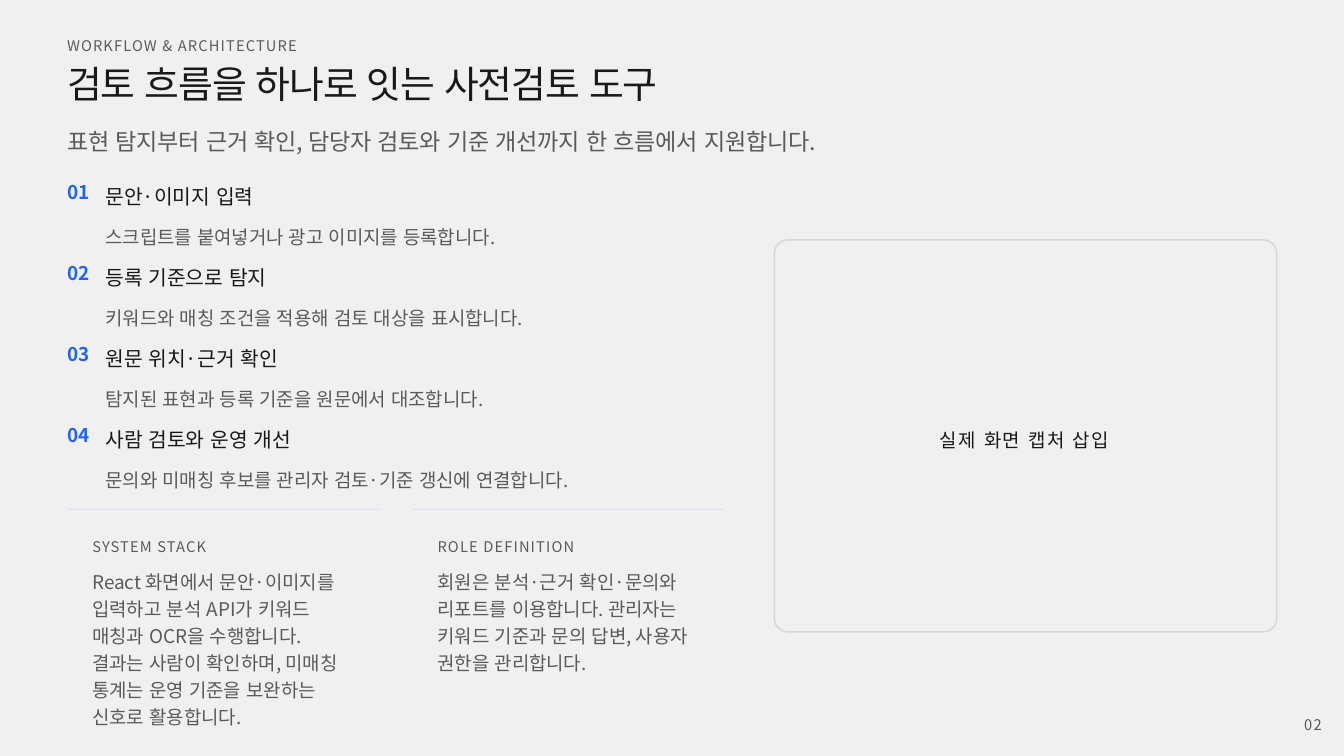
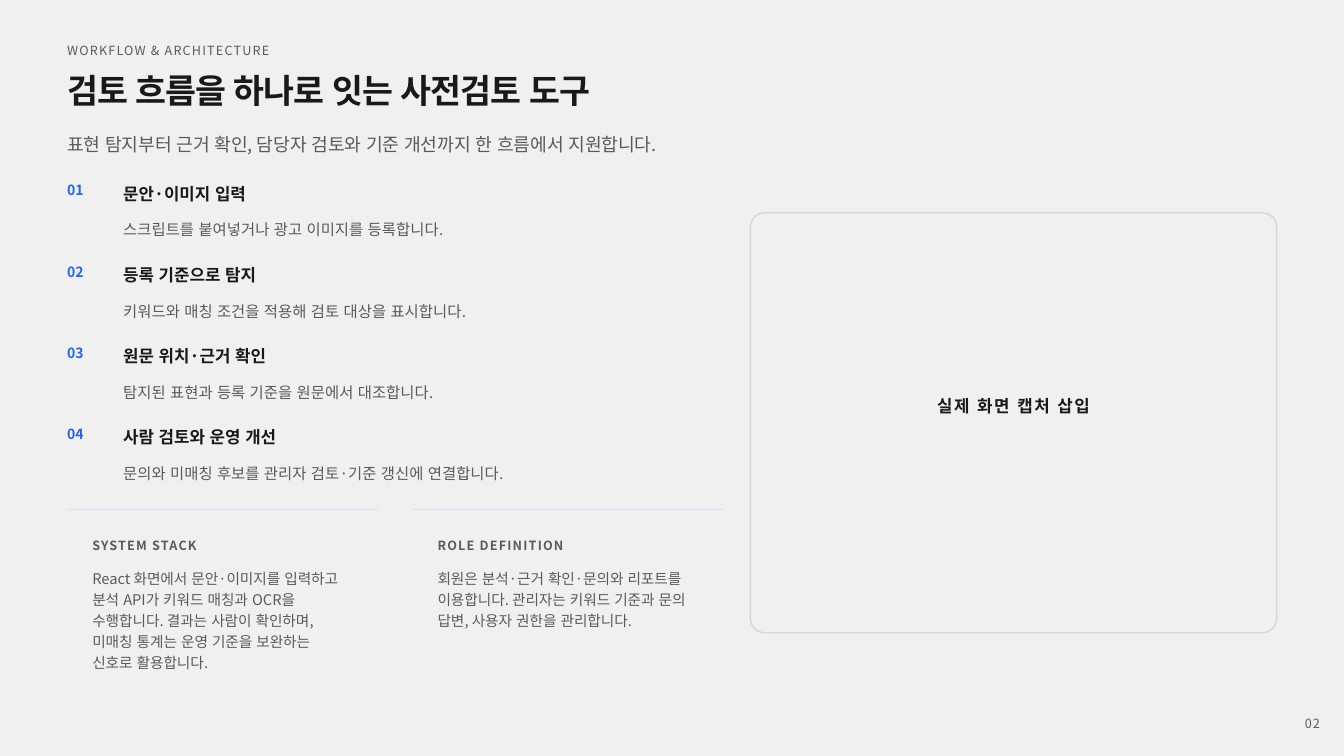
Before and after one commit to rlawlsgura-stack/keyword-risk-analyzer, a slide deck: slide 2 of docs/portfolio/keyword-risk-analyzer-blue-template-style.pptx. Drawn at 1344x756 pixels with LibreOffice and Linux fonts; fonts in the diff are those of the drawing; background and template pictures are left out. Boxes give left, top, right and bottom in pixels: in the first picture for what was removed or moved away, otherwise in the second. Text is boxed around its words. In the diff, an @@ line names an element or a change of style, - is before the commit and + after.

Commit message:
docs: standardize portfolio deck typography and layout

```diff
--- a/docs/portfolio/keyword-risk-analyzer-blue-template-style.pptx
+++ b/docs/portfolio/keyword-risk-analyzer-blue-template-style.pptx
@@ text "WORKFLOW & ARCHITECTURE" at (67,45,270,55): size 10.5 to 9 pt @@
@@ text "검토 흐름을 하나로 잇는 사전검토 ...": place and size @@
-text "검토 흐름을 하나로 잇는 사전검토 ..." at (67,66,658,101)
+text "검토 흐름을 하나로 잇는 사전검토 ..." at (67,74,590,106)
@@ text "검토 흐름을 하나로 잇는 사전검토 ..." at (67,74,590,106): size 27 to 24 pt, bold on @@
@@ text "표현 탐지부터 근거 확인, 담당자 ..." at (67,136,657,154): size 16.5 to 13 pt @@
@@ text "문안·이미지 입력": place and size @@
-text "문안·이미지 입력" at (105,187,253,206)
+text "문안·이미지 입력" at (123,186,246,202)
@@ text "스크립트를 붙여넣거나 광고 이미지를 등록합니다.": place and size @@
-text "스크립트를 붙여넣거나 광고 이미지를 등록합니다." at (105,228,495,246)
+text "스크립트를 붙여넣거나 광고 이미지를 등록합니다." at (123,222,444,236)
@@ rounded rectangle: place and size @@
-rounded rectangle at (774,240,1276,632)
+rounded rectangle at (750,213,1276,633)
@@ text "등록 기준으로 탐지": place and size @@
-text "등록 기준으로 탐지" at (105,268,266,287)
+text "등록 기준으로 탐지" at (123,267,256,283)
@@ size 13.5 to 11 pt in 4 elements at (123,385,434,399), (123,222,444,236), (123,466,503,480), (123,304,467,318) @@
@@ text "키워드와 매칭 조건을 적용해 검토 ...": place and size @@
-text "키워드와 매칭 조건을 적용해 검토 ..." at (105,309,523,327)
+text "키워드와 매칭 조건을 적용해 검토 ..." at (123,304,467,318)
@@ size 13.5 to 10 pt in 4 elements at (67,184,83,195), (67,428,83,439), (67,266,83,277), (67,347,83,358) @@
@@ text "원문 위치·근거 확인": place and size @@
-text "원문 위치·근거 확인" at (105,349,277,368)
+text "원문 위치·근거 확인" at (123,348,266,364)
@@ text "탐지된 표현과 등록 기준을 원문에서 ...": place and size @@
-text "탐지된 표현과 등록 기준을 원문에서 ..." at (105,390,483,408)
+text "탐지된 표현과 등록 기준을 원문에서 ..." at (123,385,434,399)
@@ text "실제 화면 캡처 삽입": place and size @@
-text "실제 화면 캡처 삽입" at (940,431,1109,449)
+text "실제 화면 캡처 삽입" at (937,398,1089,414)
@@ text "실제 화면 캡처 삽입" at (937,398,1089,414): size 13.5 to 12 pt, bold on; alignment left to centre @@
@@ size 14.5 to 12 pt, bold on in 4 elements at (123,186,246,202), (123,267,256,283), (123,348,266,364), (123,429,276,445) @@
@@ text "사람 검토와 운영 개선": place and size @@
-text "사람 검토와 운영 개선" at (105,430,290,449)
+text "사람 검토와 운영 개선" at (123,429,276,445)
@@ text "문의와 미매칭 후보를 관리자 검토·기준 ...": place and size @@
-text "문의와 미매칭 후보를 관리자 검토·기준 ..." at (105,471,568,489)
+text "문의와 미매칭 후보를 관리자 검토·기준 ..." at (123,466,503,480)
@@ text "SYSTEM STACK" at (92,540,196,550): size 10.5 to 9 pt, bold on @@
@@ text "ROLE DEFINITION" at (438,540,564,550): size 10.5 to 9 pt, bold on @@
@@ text "React 화면에서 문안·이미지를 입력하고 분석 ..." at (92,572,338,669): size 13.5 to 10.5 pt @@
@@ text "회원은 분석·근거 확인·문의와 리포트를 이용합니다. ..." at (438,572,686,629): size 13.5 to 10.5 pt @@
@@ text "02" at (1305,718,1320,728): size 10.5 to 9 pt @@
```
Also in this commit, not shown: 9 other slides changed, 1 other file.
